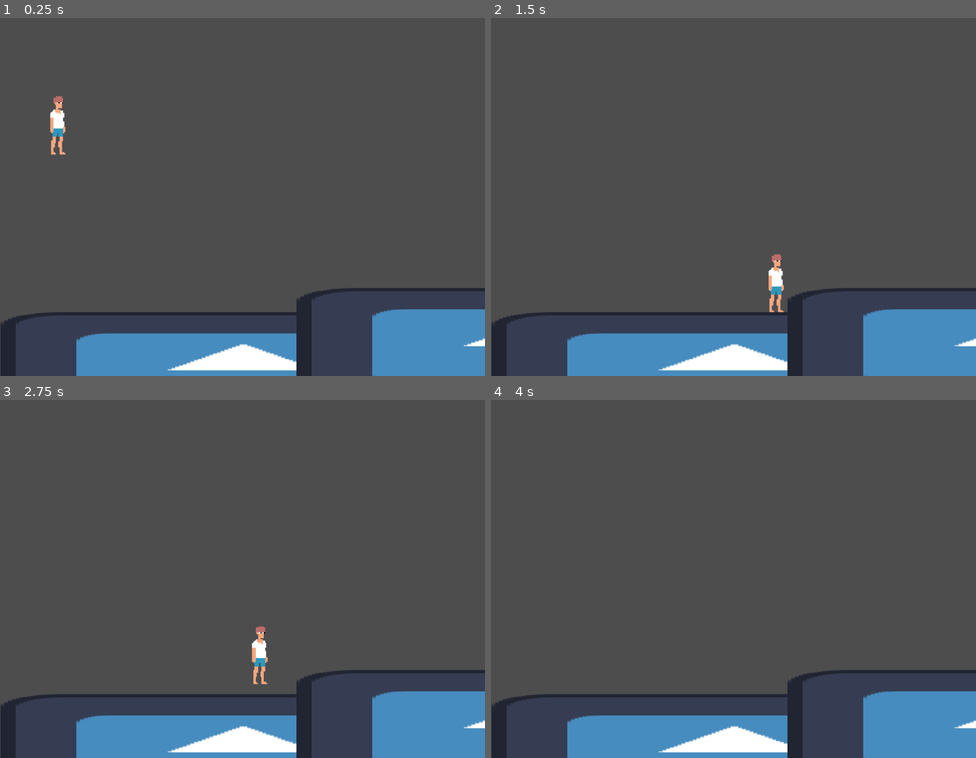
Above: before the commit, frames 1-4 (two rows, left to right).
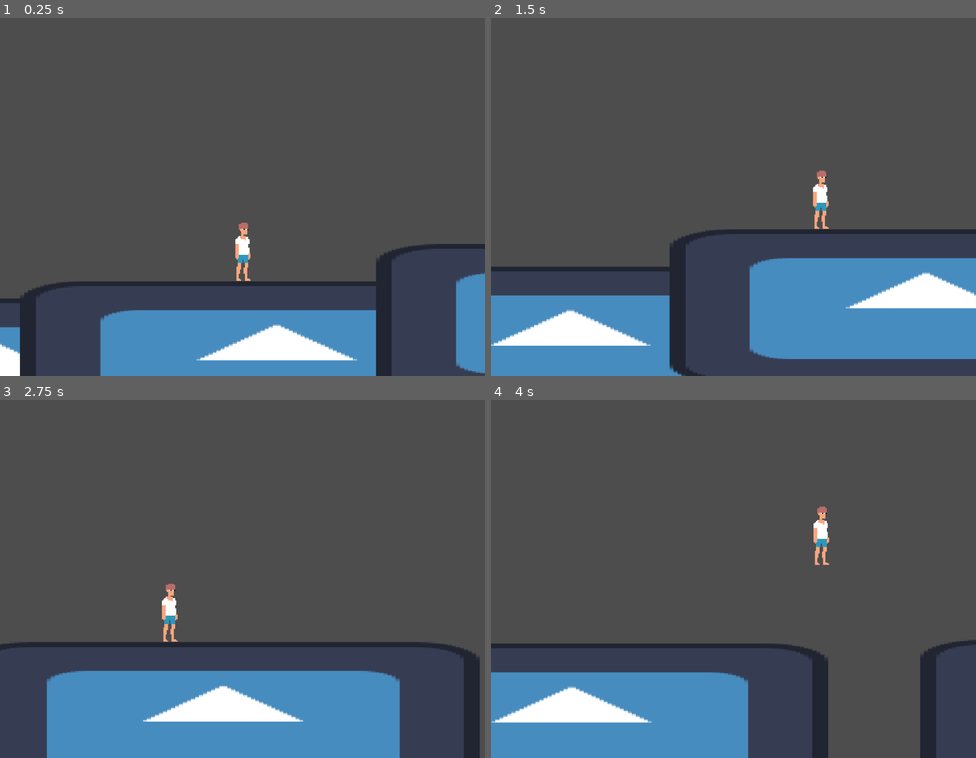
Above: after the commit, the same moments.

Repository: NikolaTeslaPaga/game-van-jonas
Game: Godot game, scene res://Scenes/Test_Scene.tscn
Same seed, same stepped clock (60 frames per second), same inputs: the game is played once before the commit and once after it. The engine's default icon, where the game draws it, is replaced by a stand-in: a white triangle on a blue panel in a dark square.
Inputs:
- Up to frame 1 (0.25 s): no input
- Up to frame 2 (1.5 s): hold Right (move_right) from 0.53 s (still down); tap Space (jump) at 0.77 s
- Up to frame 3 (2.75 s): tap Space (jump) at 1.52 s; release Right (move_right) at 2.03 s; hold Left (move_left) from 2.03 s (still down)
- Up to frame 4 (4 s): release Left (move_left) at 2.78 s; hold Right (move_right) from 2.78 s (still down); tap Space (jump) at 3.02, 3.77 s

The runs differ from the first frame. In frame 1, 16% of the frame differs, in the area x 0-100%, y 21-100%; in frame 2, 22%, in the area x 0-100%, y 42-100%; in frame 3, 19%; in frame 4, 18%.

Commit message:
Camera toegevoegd

Diff:
--- a/Scenes/Test_Scene.tscn
+++ b/Scenes/Test_Scene.tscn
@@ -1,39 +1,90 @@
-[gd_scene load_steps=4 format=3 uid="uid://dq60uohnl0tj8"]
+[gd_scene load_steps=6 format=3 uid="uid://dq60uohnl0tj8"]
 
 [ext_resource type="PackedScene" uid="uid://j5jscev87f58" path="res://Scenes/Player.tscn" id="1_r2atb"]
+[ext_resource type="PackedScene" uid="uid://b7fjph48mo7is" path="res://Scenes/camera.tscn" id="2_5bgle"]
 [ext_resource type="Texture2D" uid="uid://dgawimmes22ii" path="res://Assets/icon.svg" id="2_uknhf"]
 
-[sub_resource type="RectangleShape2D" id="RectangleShape2D_u6ytd"]
-size = Vector2(1021, 223)
+[sub_resource type="RectangleShape2D" id="RectangleShape2D_6r2e2"]
+size = Vector2(868, 265)
+
+[sub_resource type="RectangleShape2D" id="RectangleShape2D_3887w"]
+size = Vector2(12.8, 158.8)
 
 [node name="Test Scene" type="Node2D"]
 
 [node name="CharacterBody2D" parent="." instance=ExtResource("1_r2atb")]
-position = Vector2(122, 72)
-scale = Vector2(1.25, 1.25)
+position = Vector2(716, 492)
+
+[node name="Camera" parent="CharacterBody2D" instance=ExtResource("2_5bgle")]
+zoom = Vector2(1.25, 1.25)
+limit_left = 10
+limit_top = -100000
+limit_bottom = 1000
+limit_smoothed = true
+position_smoothing_enabled = true
+drag_horizontal_enabled = true
+drag_vertical_enabled = true
+drag_horizontal_offset = -0.02
+drag_left_margin = 0.1
+drag_right_margin = 0.1
+editor_draw_limits = true
 
 [node name="Vloer" type="StaticBody2D" parent="."]
-position = Vector2(275, 659)
+position = Vector2(-162, -11)
 metadata/_edit_group_ = true
 
 [node name="Sprite2D" type="Sprite2D" parent="Vloer"]
-position = Vector2(239, 93)
-scale = Vector2(8.01562, 1.85938)
+position = Vector2(457, 827)
+scale = Vector2(6.77344, 2.03125)
 texture = ExtResource("2_uknhf")
 
 [node name="CollisionShape2D" type="CollisionShape2D" parent="Vloer"]
-position = Vector2(237.5, 86.5)
-shape = SubResource("RectangleShape2D_u6ytd")
+position = Vector2(457, 828.5)
+shape = SubResource("RectangleShape2D_6r2e2")
 
 [node name="Vloer2" type="StaticBody2D" parent="."]
-position = Vector2(900, 608)
+position = Vector2(316, -40)
 metadata/_edit_group_ = true
 
 [node name="Sprite2D" type="Sprite2D" parent="Vloer2"]
-position = Vector2(239, 93)
-scale = Vector2(8.01562, 1.85938)
+position = Vector2(457, 827)
+scale = Vector2(6.77344, 2.03125)
 texture = ExtResource("2_uknhf")
 
 [node name="CollisionShape2D" type="CollisionShape2D" parent="Vloer2"]
-position = Vector2(237.5, 86.5)
-shape = SubResource("RectangleShape2D_u6ytd")
+position = Vector2(457, 828.5)
+shape = SubResource("RectangleShape2D_6r2e2")
+
+[node name="Vloer3" type="StaticBody2D" parent="."]
+position = Vector2(917, -103)
+metadata/_edit_group_ = true
+
+[node name="Sprite2D" type="Sprite2D" parent="Vloer3"]
+position = Vector2(457, 827)
+scale = Vector2(6.77344, 2.03125)
+texture = ExtResource("2_uknhf")
+
+[node name="CollisionShape2D" type="CollisionShape2D" parent="Vloer3"]
+position = Vector2(457, 828.5)
+shape = SubResource("RectangleShape2D_6r2e2")
+
+[node name="Vloer4" type="StaticBody2D" parent="."]
+position = Vector2(1939, -109)
+metadata/_edit_group_ = true
+
+[node name="Sprite2D" type="Sprite2D" parent="Vloer4"]
+position = Vector2(457, 827)
+scale = Vector2(6.77344, 2.03125)
+texture = ExtResource("2_uknhf")
+
+[node name="CollisionShape2D" type="CollisionShape2D" parent="Vloer4"]
+position = Vector2(457, 828.5)
+shape = SubResource("RectangleShape2D_6r2e2")
+
+[node name="Area2D" type="StaticBody2D" parent="."]
+position = Vector2(-571, 424)
+
+[node name="CollisionShape2D" type="CollisionShape2D" parent="Area2D"]
+position = Vector2(564, -51)
+scale = Vector2(5, 5)
+shape = SubResource("RectangleShape2D_3887w")
--- /dev/null
+++ b/Scenes/camera.tscn
@@ -0,0 +1,3 @@
+[gd_scene format=3 uid="uid://b7fjph48mo7is"]
+
+[node name="Camera" type="Camera2D"]
